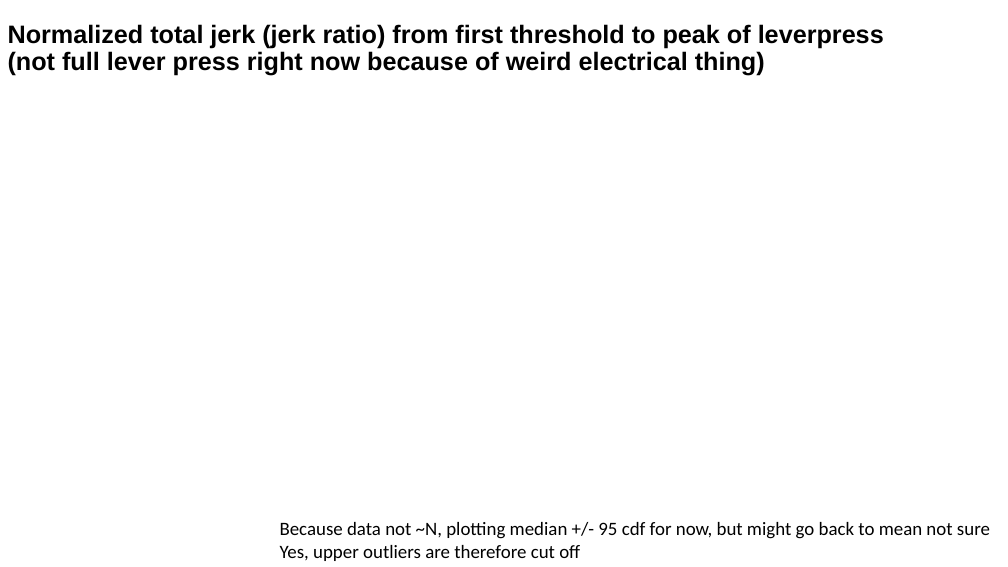
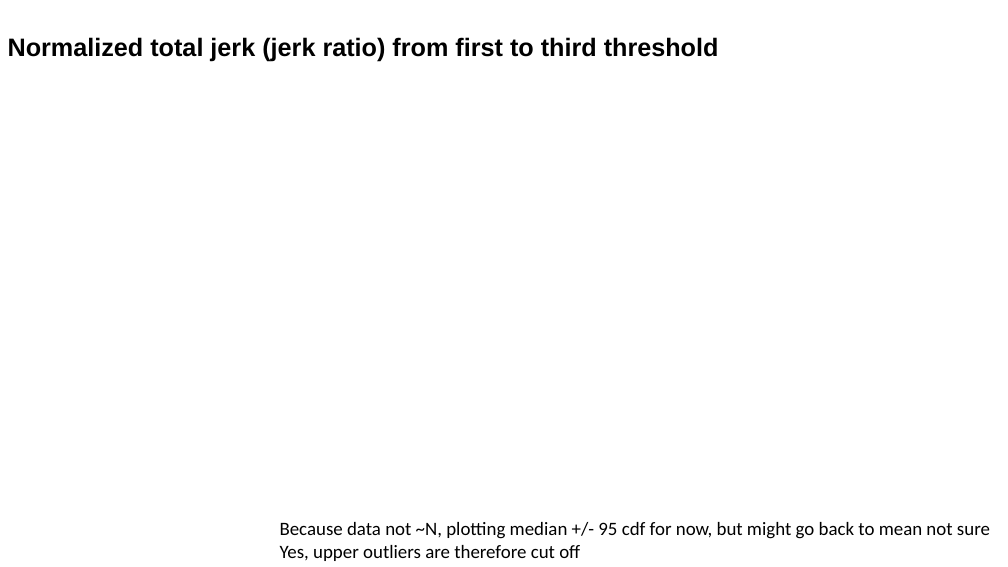
Before and after one commit to paulazoo/behavior, a slide deck: slide 8 of presentations_and_figures/240205.pptx. Drawn at 1008x567 pixels with LibreOffice and Linux fonts; fonts in the diff are those of the drawing. Boxes give left, top, right and bottom in pixels: in the first picture for what was removed or moved away, otherwise in the second. Text is boxed around its words. In the diff, an @@ line names an element or a change of style, - is before the commit and + after.

```diff
--- a/presentations_and_figures/240205.pptx
+++ b/presentations_and_figures/240205.pptx
@@ title at box(8, 37, 719, 62): text changed @@
-Normalized total jerk (jerk ratio) from first threshold to peak of leverpress (not full lever press right now because of weird electrical thing)
+Normalized total jerk (jerk ratio) from first to third threshold
```
Also in this commit, not shown: 6 other slides changed, 4 other files.
